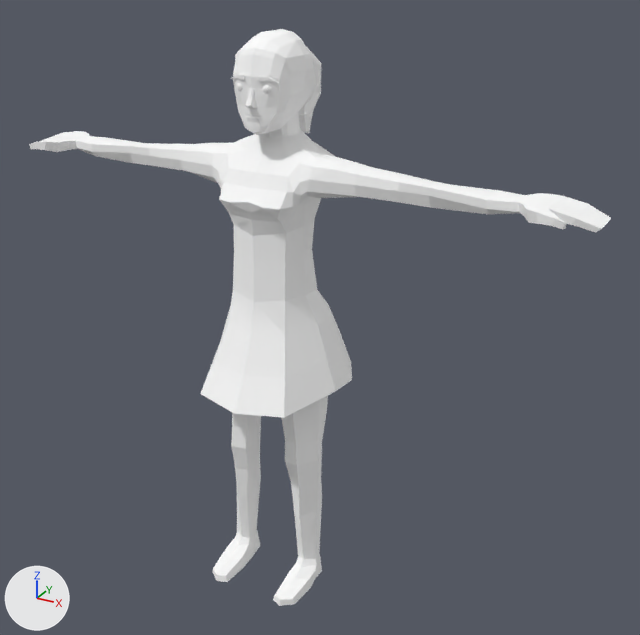
The glTF model frontend/assets/models3d/packs/quaternius-fbx/female_dress.glb as it was, and as the next commit left it.
Before and after are seen from a camera (50 mm lens) standing at (1.41, -2.25, 2.13) and looking at (0.12, 0.09, 0.95). Arrows for +X, +Y and +Z are at lower left; the lights stay in place. The picture after the commit comes second. Where no turn or scale is listed for an object, it has been applied to the vertices.

The scene before the commit, as lines of its bpy script (objects in view):
```python
mat_material_0 = principled_material('Material_0')
mat_material_0.base_color = (1.0, 1.0, 1.0)  # white #ffffff
mat_material_0.roughness = 0.85
mat_material_1 = principled_material('Material_1')
mat_material_1.base_color = (1.0, 1.0, 1.0)  # white #ffffff
mat_material_1.roughness = 0.85
mat_material_2 = principled_material('Material_2')
mat_material_2.base_color = (1.0, 1.0, 1.0)  # white #ffffff
mat_material_2.roughness = 0.85
mat_material_3 = principled_material('Material_3')
mat_material_3.base_color = (1.0, 1.0, 1.0)  # white #ffffff
mat_material_3.roughness = 0.85
mat_material_4 = principled_material('Material_4')
mat_material_4.base_color = (1.0, 1.0, 1.0)  # white #ffffff
mat_material_4.roughness = 0.85
me_mesh_0 = bpy.data.meshes.new('Mesh_0')
me_mesh_0.from_pydata(...)  # 903 vertices, 1786 faces; spans x -1.0..1.0, y -0.25..0.27, z -0.01..1.86
# faces by material slot: [372, 858, 138, 258, 160]
me_mesh_0.materials.append(mat_material_0)  # white #ffffff
me_mesh_0.materials.append(mat_material_1)  # white #ffffff
me_mesh_0.materials.append(mat_material_2)  # white #ffffff
me_mesh_0.materials.append(mat_material_3)  # white #ffffff
me_mesh_0.materials.append(mat_material_4)  # white #ffffff
ob_female = bpy.data.objects.new('Female', me_mesh_0)
ob_female.location = (0.0, 0.0, 0.0)
```
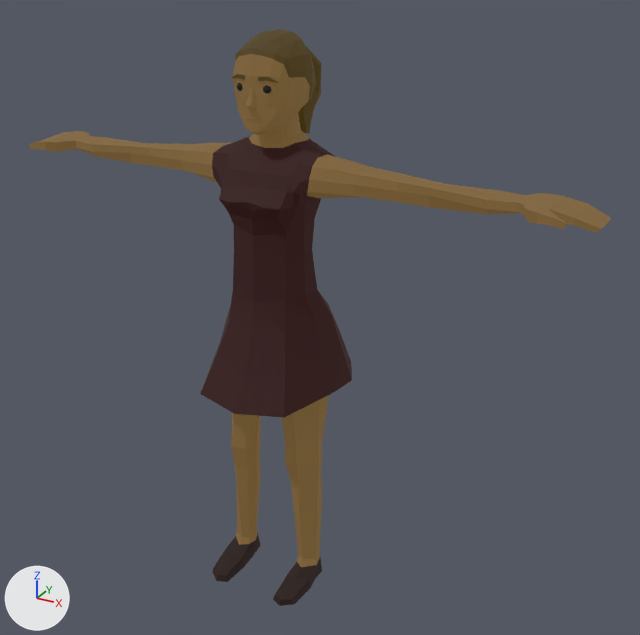
What differs and where, as boxes [x1, y1, x2, y2] in the pictures (640 x 635 px):
'Female', recoloured, surface changed (darker): [29, 29, 611, 606] in both

Patch to the scene script:
```diff
--- a/frontend/assets/models3d/packs/quaternius-fbx/female_dress.glb.py
+++ b/frontend/assets/models3d/packs/quaternius-fbx/female_dress.glb.py
@@ mat_material_0 @@
 mat_material_0 = principled_material('Material_0')
-mat_material_0.base_color = (1.0, 1.0, 1.0)  # white #ffffff
+mat_material_0.base_color = (0.0141, 0.00157, 0.00124)  # black #200504
 mat_material_0.roughness = 0.85
+mat_material_0.emission_strength = 1.0
+mat_material_0.emission_color = (0.0141, 0.00157, 0.00124)  # black #200504
@@ mat_material_1 @@
 mat_material_1 = principled_material('Material_1')
-mat_material_1.base_color = (1.0, 1.0, 1.0)  # white #ffffff
+mat_material_1.base_color = (0.106, 0.0613, 0.0176)  # brown #5c4624
 mat_material_1.roughness = 0.85
+mat_material_1.emission_strength = 1.0
+mat_material_1.emission_color = (0.106, 0.0613, 0.0176)  # brown #5c4624
@@ mat_material_2 @@
 mat_material_2 = principled_material('Material_2')
-mat_material_2.base_color = (1.0, 1.0, 1.0)  # white #ffffff
+mat_material_2.base_color = (0.00866, 0.00287, 0.00171)  # black #170906
 mat_material_2.roughness = 0.85
+mat_material_2.emission_strength = 1.0
@@ mat_material_3 @@
 mat_material_3 = principled_material('Material_3')
-mat_material_3.base_color = (1.0, 1.0, 1.0)  # white #ffffff
+mat_material_3.base_color = (0.0376, 0.0231, 0.00251)  # brown #372a08
 mat_material_3.roughness = 0.85
+mat_material_3.emission_strength = 1.0
+mat_material_3.emission_color = (0.0376, 0.0231, 0.00251)  # brown #372a08
@@ mat_material_4 @@
 mat_material_4 = principled_material('Material_4')
-mat_material_4.base_color = (1.0, 1.0, 1.0)  # white #ffffff
+mat_material_4.base_color = (0.00197, 0.00197, 0.00197)  # black #060606
 mat_material_4.roughness = 0.85
```
